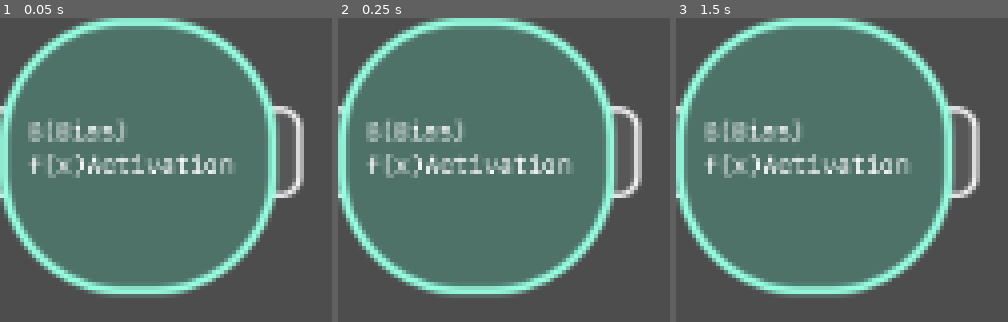
Above: before the commit, frames 1-3 (left to right).
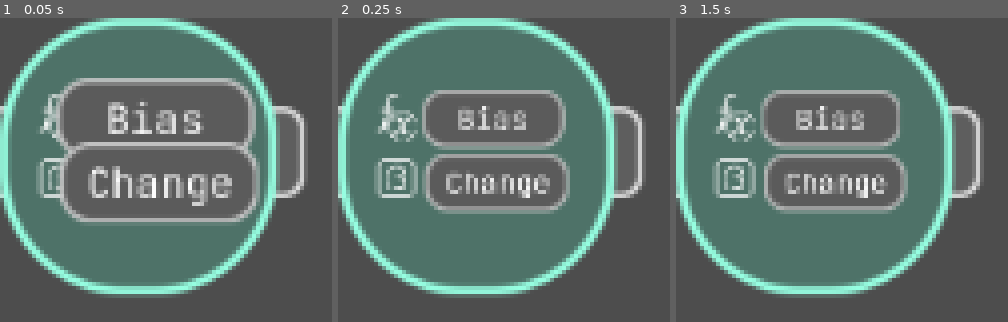
Above: after the commit, the same moments.

Repository: hex358/neuralese-builder
Game: Godot game, scene res://scenes/neuron.tscn
Same seed, same stepped clock (60 frames per second), same inputs: the game is played once before the commit and once after it. This scene is started directly instead of the project's main scene.
Inputs (mouse positions are in pixels of both pictures, inside the frame that each line leads up to):
- Up to frame 1 (0.05 s): no input
- Up to frame 2 (0.25 s): no input
- Up to frame 3 (1.5 s): tap Enter at 0.5 s; move the mouse to (outside the picture) at 0.52 s; tap Mouse wheel down (scroll_down) at 0.6 s; click (outside the picture) at 0.67 s; tap Space at 1.25 s; drag from (outside the picture) to (outside the picture) at 1.27 s

The runs differ from the first frame. In frame 1, 15% of the frame differs, in the area x 8-93%, y 19-68%; in frame 2, 12%; in frame 3, 12%.

Commit message:
pre organize

Diff:
--- a/scenes/BaseBComponent.tscn
+++ b/scenes/BaseBComponent.tscn
@@ -16,8 +16,8 @@
 offset_right = 200.0
 offset_bottom = 50.0
 script = ExtResource("2_b3f76")
+resize_after = null
 base_size = Vector2(200, 50)
-left_activate = null
 max_size = 190
 config = ExtResource("3_ei1qp")
 
--- a/scenes/io_graph.tscn
+++ b/scenes/io_graph.tscn
@@ -23,13 +23,15 @@
 animation_duration = 1.0
 metadata/_custom_type_script = "uid://dx40hpbce8w60"
 
-[node name="Base" node_paths=PackedStringArray("unit", "add_button", "input") instance=ExtResource("1_2pdka")]
+[node name="Base" node_paths=PackedStringArray("unit", "add_button", "input", "line_edit") instance=ExtResource("1_2pdka")]
 mouse_filter = 2
 script = ExtResource("2_jeojw")
 unit = NodePath("connection")
 add_button = NodePath("input/ColorRect2")
 input = NodePath("input")
 padding = -7.0
+line_edit = NodePath("input/LineEdit")
+target_size = 94.0
 z_space = 1
 
 [node name="ColorRect" parent="." index="0"]
@@ -127,10 +129,10 @@
 scale = Vector2(0.583319, 0.583319)
 pivot_offset = Vector2(35.5, 21)
 button_type = 1
+resize_after = 0
 text = "Add"
 base_size = Vector2(71, 42)
 alignment = Vector2(0.5, 0.5)
-left_activate = null
 config = SubResource("Resource_jeojw")
 
 [node name="i" parent="." index="3" node_paths=PackedStringArray("parent_graph") instance=ExtResource("2_rxypt")]
--- a/scenes/neuron.tscn
+++ b/scenes/neuron.tscn
@@ -1,35 +1,39 @@
-[gd_scene load_steps=5 format=3 uid="uid://cbtf5jh2s8v3j"]
+[gd_scene load_steps=8 format=3 uid="uid://cbtf5jh2s8v3j"]
 
 [ext_resource type="PackedScene" uid="uid://dvy7srp0sk1qm" path="res://scenes/base_graph.tscn" id="1_mms1l"]
 [ext_resource type="Material" uid="uid://bvlhwv585y83q" path="res://resources/neuron_graph.tres" id="2_pliy4"]
 [ext_resource type="PackedScene" uid="uid://cyyhr5tmi4ljw" path="res://scenes/Connection.tscn" id="3_j2aws"]
-[ext_resource type="Theme" uid="uid://cxe1714v2p0a1" path="res://resources/theme.tres" id="4_2oyde"]
+[ext_resource type="PackedScene" uid="uid://wd63efdi6bdn" path="res://scenes/BaseBComponent.tscn" id="5_u3r6r"]
+[ext_resource type="Resource" uid="uid://b87f7qp31583q" path="res://resources/lite_config.tres" id="6_fqm4g"]
+[ext_resource type="Texture2D" uid="uid://dt0muya35xqxx" path="res://assets/icons/act.png" id="6_g8jnw"]
+[ext_resource type="Texture2D" uid="uid://dqe52jyg1eqv5" path="res://assets/icons/bias.png" id="7_0nr7h"]
 
 [node name="Base" instance=ExtResource("1_mms1l")]
 z_space = 1
 
-[node name="ColorRect2" parent="." index="0" node_paths=PackedStringArray("parent_graph") instance=ExtResource("3_j2aws")]
+[node name="ColorRect4" parent="." index="0" node_paths=PackedStringArray("parent_graph") instance=ExtResource("3_j2aws")]
 instance_shader_parameters/corner_radius_add = 3.0
+instance_shader_parameters/tuning = Color(0.93, 0.93, 0.93, 1)
 layout_mode = 0
-offset_left = -59.0
+offset_left = -60.0
 offset_top = -16.0
-offset_right = -42.0
+offset_right = -40.0
 offset_bottom = 17.0
-color = Color(1, 1, 1, 1)
+color = Color(0.9, 0.9, 0.9, 1)
 connection_type = 0
-area_paddings = Vector4(20, 10, 0, 10)
+area_paddings = Vector4(0, 10, 20, 10)
 multiple_splines = true
-dir_vector = Vector2(-1, 0)
 parent_graph = NodePath("..")
 
 [node name="ColorRect3" parent="." index="1" node_paths=PackedStringArray("parent_graph") instance=ExtResource("3_j2aws")]
 instance_shader_parameters/corner_radius_add = 3.0
+instance_shader_parameters/tuning = Color(0.93, 0.93, 0.93, 1)
 layout_mode = 0
-offset_left = 39.0
+offset_left = 40.0
 offset_top = -16.0
-offset_right = 59.0
+offset_right = 60.0
 offset_bottom = 17.0
-color = Color(1, 1, 1, 1)
+color = Color(0.9, 0.9, 0.9, 1)
 connection_type = 1
 area_paddings = Vector4(0, 10, 20, 10)
 multiple_splines = true
@@ -47,21 +51,58 @@
 [node name="Label" parent="ColorRect/root" index="0"]
 text = ""
 
-[node name="Label" type="Label" parent="." index="3"]
+[node name="bias" parent="." index="3" node_paths=PackedStringArray("graph") instance=ExtResource("5_u3r6r")]
+instance_shader_parameters/corner_radius_add = 0.0
+instance_shader_parameters/corner_width_add = 0.5
+instance_shader_parameters/extents = Vector2(0, 0)
+instance_shader_parameters/outline_color = Color(0.94, 0.94, 0.94, 1)
+instance_shader_parameters/tuning = Color(0.65, 0.65, 0.65, 0.552941)
 layout_mode = 0
-offset_left = -40.0
-offset_top = -13.0
-offset_right = 94.0
-offset_bottom = 30.0
-scale = Vector2(0.271833, 0.271833)
-theme = ExtResource("4_2oyde")
-text = "B(Bias)"
+offset_left = -44.0
+offset_top = -33.0
+offset_right = 56.0
+offset_bottom = 8.0
+scale = Vector2(0.507524, 0.507524)
+pivot_offset = Vector2(50, 20.5)
+color = Color(0.84, 0.84, 0.84, 1)
+button_type = 1
+hint = &"input"
+resize_after = 0
+text = "Bias"
+base_size = Vector2(100, 41)
+alignment = Vector2(0.5, 0.5)
+config = ExtResource("6_fqm4g")
+graph = NodePath("..")
 
-[node name="Label2" type="Label" parent="." index="4"]
-offset_left = -40.0
-offset_top = -1.0
-offset_right = 248.0
-offset_bottom = 42.0
-scale = Vector2(0.276471, 0.276471)
-theme = ExtResource("4_2oyde")
-text = "f(x)Activation"
+[node name="activation" parent="." index="4" node_paths=PackedStringArray("graph") instance=ExtResource("5_u3r6r")]
+instance_shader_parameters/corner_radius_add = 0.0
+instance_shader_parameters/corner_width_add = 0.5
+instance_shader_parameters/extents = Vector2(0, 0)
+instance_shader_parameters/outline_color = Color(0.94, 0.94, 0.94, 1)
+instance_shader_parameters/tuning = Color(0.65, 0.65, 0.65, 0.552941)
+layout_mode = 0
+offset_left = -44.0
+offset_top = -10.0
+offset_right = 57.0
+offset_bottom = 31.0
+scale = Vector2(0.507524, 0.507524)
+pivot_offset = Vector2(50.5, 20.5)
+color = Color(0.84, 0.84, 0.84, 1)
+button_type = 1
+hint = &"input"
+resize_after = 7
+text = "Change"
+base_size = Vector2(101, 41)
+alignment = Vector2(0.5, 0.5)
+config = ExtResource("6_fqm4g")
+graph = NodePath("..")
+
+[node name="Act" type="Sprite2D" parent="." index="5"]
+position = Vector2(-29, -12)
+scale = Vector2(0.394402, 0.394402)
+texture = ExtResource("6_g8jnw")
+
+[node name="Bias" type="Sprite2D" parent="." index="6"]
+position = Vector2(-29, 10)
+scale = Vector2(0.363281, 0.363281)
+texture = ExtResource("7_0nr7h")
--- a/scenes/test.tscn
+++ b/scenes/test.tscn
@@ -63,6 +63,8 @@
 layer = 127
 script = ExtResource("4_5tkv4")
 
+[node name="Node2D" type="Node2D" parent="menus"]
+
 [node name="add_graph" parent="menus" instance=ExtResource("4_ppyta")]
 material = ExtResource("5_g14j6")
 instance_shader_parameters/corner_radius_add = 0.0
@@ -71,6 +73,7 @@
 offset_right = 239.0
 scale = Vector2(0.75, 0.75)
 script = ExtResource("6_ehkex")
+resize_after = 0
 text = "Add node        +"
 base_size = Vector2(239, 50)
 expanded_size = 0
@@ -92,6 +95,7 @@
 color = Color(0.76, 1, 0.78, 1)
 button_type = 1
 hint = &"input"
+resize_after = 0
 text = "Input"
 base_size = Vector2(219, 41)
 alignment = Vector2(0.5, 0.5)
@@ -111,6 +115,7 @@
 color = Color(0.72, 1, 0.743333, 1)
 button_type = 1
 hint = &"neuron"
+resize_after = 0
 text = "Neuron"
 base_size = Vector2(219, 41)
 alignment = Vector2(0.5, 0.5)
@@ -130,6 +135,7 @@
 color = Color(0.72, 1, 0.743333, 1)
 button_type = 1
 hint = &"layer"
+resize_after = 0
 text = "Layer"
 base_size = Vector2(219, 41)
 alignment = Vector2(0.5, 0.5)
@@ -149,6 +155,7 @@
 color = Color(0.72, 1, 0.743333, 1)
 button_type = 1
 hint = &"cond"
+resize_after = 0
 text = "Condition"
 base_size = Vector2(219, 41)
 alignment = Vector2(0.5, 0.5)
@@ -168,6 +175,7 @@
 color = Color(0.72, 1, 0.743333, 1)
 button_type = 1
 hint = &"loop"
+resize_after = 0
 text = "Loop"
 base_size = Vector2(219, 41)
 alignment = Vector2(0.5, 0.5)
@@ -187,6 +195,7 @@
 color = Color(0.72, 1, 0.743333, 1)
 button_type = 1
 hint = &"get"
+resize_after = 0
 text = "Getter"
 base_size = Vector2(219, 41)
 alignment = Vector2(0.5, 0.5)
@@ -206,6 +215,7 @@
 color = Color(0.72, 1, 0.743333, 1)
 button_type = 1
 hint = &"set"
+resize_after = 0
 text = "Setter"
 base_size = Vector2(219, 41)
 alignment = Vector2(0.5, 0.5)
@@ -223,6 +233,7 @@
 offset_bottom = 96.0
 scale = Vector2(0.75, 0.75)
 script = ExtResource("8_xersf")
+resize_after = 0
 text = "Detatch   -"
 text_alignment = Vector2(-1, 0)
 text_offset = Vector2(15, 0)
@@ -247,6 +258,7 @@
 pivot_offset = Vector2(118, 20.5)
 button_type = 1
 placeholder = true
+resize_after = 0
 text = "Hello!!"
 base_size = Vector2(236, 41)
 alignment = Vector2(0.5, 0.5)
@@ -269,9 +281,9 @@
 scale = Vector2(0.75, 0.75)
 script = ExtResource("11_77dp3")
 placeholder = true
+resize_after = 0
 text = "Edit node  .."
 base_size = Vector2(184, 46)
-left_activate = true
 expanded_size = 240
 scale_anim = true
 mouse_open = false
@@ -292,12 +304,11 @@
 pivot_offset = Vector2(109.5, 20.5)
 button_type = 1
 hint = &"1"
+resize_after = 0
 text = "Neuron"
 base_size = Vector2(219, 41)
 alignment = Vector2(0.5, 0.5)
 config = ExtResource("6_vbegm")
-
-[node name="Node2D" type="Node2D" parent="menus"]
 
 [node name="delete_i" parent="menus" instance=ExtResource("4_ppyta")]
 visible = false
@@ -309,6 +320,7 @@
 offset_bottom = 46.0
 scale = Vector2(0.75, 0.75)
 script = ExtResource("11_77dp3")
+resize_after = 0
 text = "Variable .."
 text_alignment = Vector2(-1, 0)
 text_offset = Vector2(17, 0)
@@ -333,6 +345,7 @@
 offset_bottom = 74.0
 pivot_offset = Vector2(50.5, 20.5)
 button_type = 1
+resize_after = 0
 text = "Delete"
 base_size = Vector2(101, 41)
 alignment = Vector2(0.5, 0.5)
--- a/scripts/base_graph.gd
+++ b/scripts/base_graph.gd
@@ -148,16 +148,15 @@
 	if inside:
 		glob.occupy(self, &"graph")
 		glob.set_menu_type(self, &"edit_graph")
-		if glob.mouse_just_pressed:
+		if glob.mouse_alt_just_pressed and not dragging:
 			glob.show_menu("edit_graph")
 	else:
 		glob.reset_menu_type(self, &"edit_graph")
 		glob.un_occupy(self, &"graph")
-	if inside and glob.mouse_just_pressed and _can_drag() and (
+
+	if inside and glob.mouse_pressed and _can_drag() and (
 		not glob.is_occupied(self, &"menu") and
-		not glob.is_occupied(self, &"graph")):# and
-		#not glob.is_occupied(self, &"conn_active") and
-		#not glob.hovered_connection):
+		not glob.is_occupied(self, &"graph")) and not dragging:
 		graphs.drag(self)
 		dragging = true; attachement_position = global_position - get_global_mouse_position()
 
--- a/scripts/block_component.gd
+++ b/scripts/block_component.gd
@@ -26,6 +26,11 @@
 @export var hint: StringName = &""
 
 @export_group("Text")
+@export var resize_after: int = 0:
+	set(v):
+		resize_after = v
+		if not Engine.is_editor_hint():
+			text = text
 @onready var label = $Label
 @export var text: String = "":
 	set(value):
@@ -323,8 +328,36 @@
 	return bounds.has_point(last_mouse_pos)
 
 func _align_label() -> void:
-	var text_size = glob.get_label_text_size(label) * label.scale
-	label.position = (base_size - text_size) / 2 * (text_alignment + Vector2.ONE) + text_offset
+	var base_scale = 0.643
+	var txt = label.text
+	var n = txt.length()
+	var font = label.get_theme_font("font")
+	var fs = label.get_theme_font_size("font_size")
+
+	var full_sz: Vector2 = font.get_string_size(txt, HORIZONTAL_ALIGNMENT_LEFT, -1.0, fs)
+	var keep_txt = txt.substr(0, min(n, max(0, resize_after)))
+	var keep_sz: Vector2 = font.get_string_size(keep_txt, HORIZONTAL_ALIGNMENT_LEFT, -1.0, fs)
+
+	var base_full = full_sz * base_scale
+	var base_pos_full = (base_size - base_full) / 2.0 * (text_alignment + Vector2.ONE) + text_offset
+
+	if resize_after > 0 and n > resize_after and full_sz.x > 0.0:
+		var target_w = keep_sz.x * base_scale
+		var mult = clamp(target_w / base_full.x, 0.1, 1.0)
+		label.scale = Vector2.ONE * (base_scale * mult)
+
+		var new_sz = full_sz * label.scale
+		var base_keep = keep_sz * base_scale
+		var base_pos_keep = (base_size - base_keep) / 2.0 * (text_alignment + Vector2.ONE) + text_offset
+		var right_x = base_pos_keep.x + base_keep.x
+
+		var pos = Vector2()
+		pos.x = right_x - new_sz.x
+		pos.y = (base_size.y - new_sz.y) / 2.0 * (text_alignment.y + 1.0) + text_offset.y
+		label.position = pos
+	else:
+		label.scale = Vector2.ONE * base_scale
+		label.position = base_pos_full
 
 
 var bounce_scale = Vector2.ONE
--- a/scripts/camera_2d.gd
+++ b/scripts/camera_2d.gd
@@ -49,13 +49,12 @@
 				move_intensity = 1.0
 				glob.hide_all_menus()
 
-
 	elif event is InputEventMouseMotion and dragging and not glob.mouse_pressed:
 		if _ignore_next_motion:
 			_ignore_next_motion = false
 			return
 
-		target_position -= event.relative * drag_speed / zoom
+		target_position -= event.relative * drag_speed / zoom / ((0.7 + 1.0)*0.5)
 		glob.hide_all_menus()
 		_handle_mouse_wrap(event.position)
 
--- a/scripts/io_graph.gd
+++ b/scripts/io_graph.gd
@@ -5,6 +5,7 @@
 @export var add_button: BlockComponent
 @export var input: Control
 @export var padding: float = 0.0
+@export var line_edit: ValidInput
 
 @onready var _unit = unit.duplicate()
 
@@ -14,7 +15,7 @@
 		if i is Connection:
 			connection_paths.append(NodePath(i.name))
 
-@onready var target_size: float = $ColorRect.size.y
+@export var target_size: float = 94
 var total_size: float = 0.0
 var hint_counter: int = 5
 var unit_script = null
@@ -24,13 +25,13 @@
 	unit_script = unit.get_script()
 
 func _can_drag() -> bool:
-	return not ui.is_focus($input/LineEdit) and not add_button.state.hovering
+	return not ui.is_focus(line_edit) and not add_button.state.hovering
 
 var units = []
 var appear_units = []
 var dissapear_units = []
 var offset_units = {}
-func _get_unit(kw: Dictionary) -> Control:
+func _get_unit(kw: Dictionary) -> Control: #virtual
 	var dup = _unit.duplicate()
 	dup.get_node("Label").text = kw["text"]
 	dup.show()
@@ -104,12 +105,12 @@
 		offset_units.erase(i)
 	input.position.y = lerpf(input.position.y, target_y, delta*20.0)
 	rect.size.y = lerpf(rect.size.y, target_size, delta*20.0)
-	if ui.is_focus($input/LineEdit):
-		hold_for_frame()
+	#if ui.is_focus($input/LineEdit):
+		#hold_for_frame()
 
 
 func _on_color_rect_2_pressed() -> void:
-	if $input/LineEdit.is_valid:
-		ui.click_screen($input/LineEdit.global_position + Vector2(10,10))
-		add_unit({"text": $input/LineEdit.text})
-		$input/LineEdit.clear()
+	if line_edit.is_valid:
+		ui.click_screen(line_edit.global_position + Vector2(10,10))
+		add_unit({"text": line_edit.text})
+		line_edit.clear()
Binary file added: assets/icons/act.png
Not shown, added: assets/icons/act.png.import
Binary file added: assets/icons/bias.png
Not shown, added: assets/icons/bias.png.import
